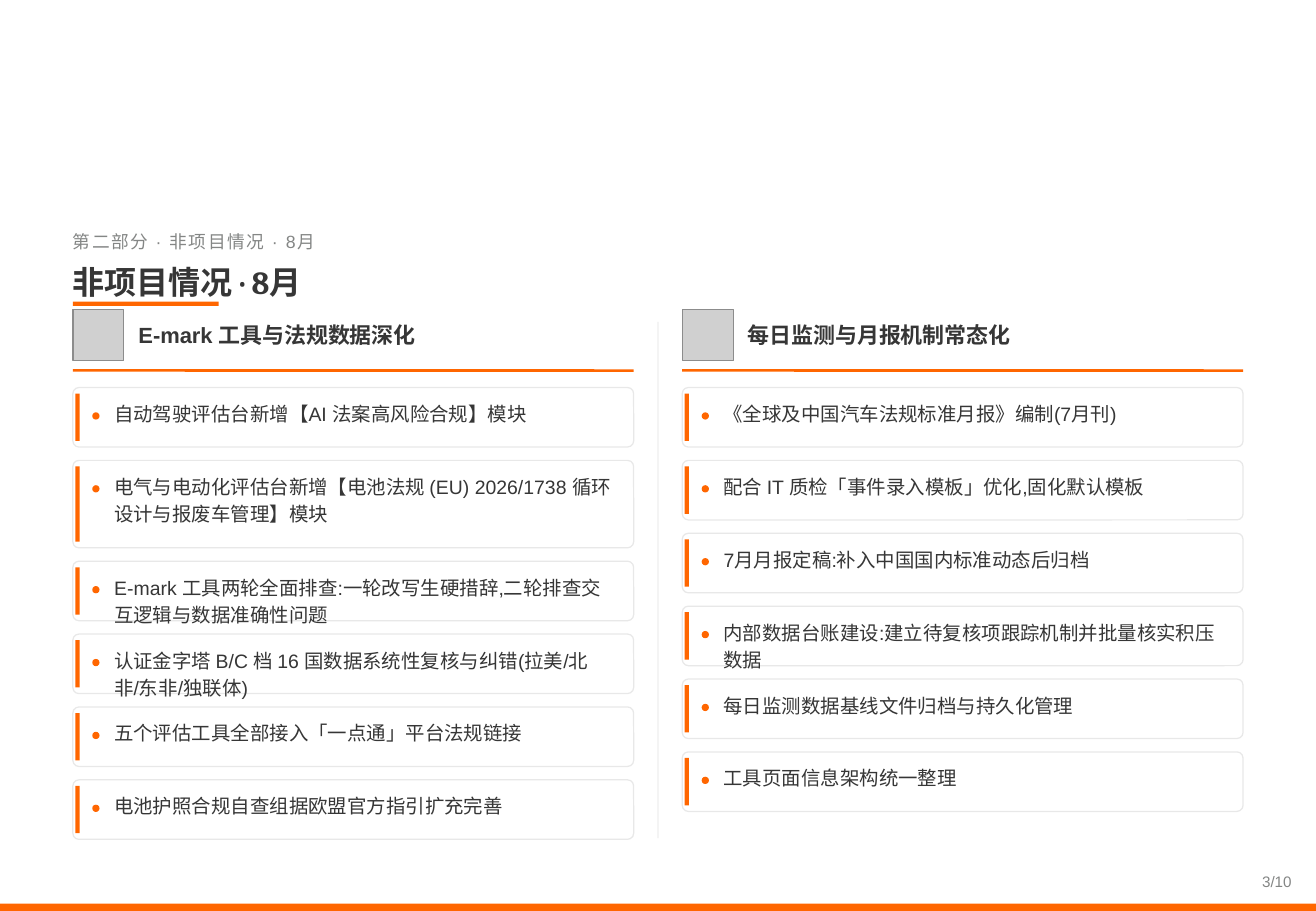
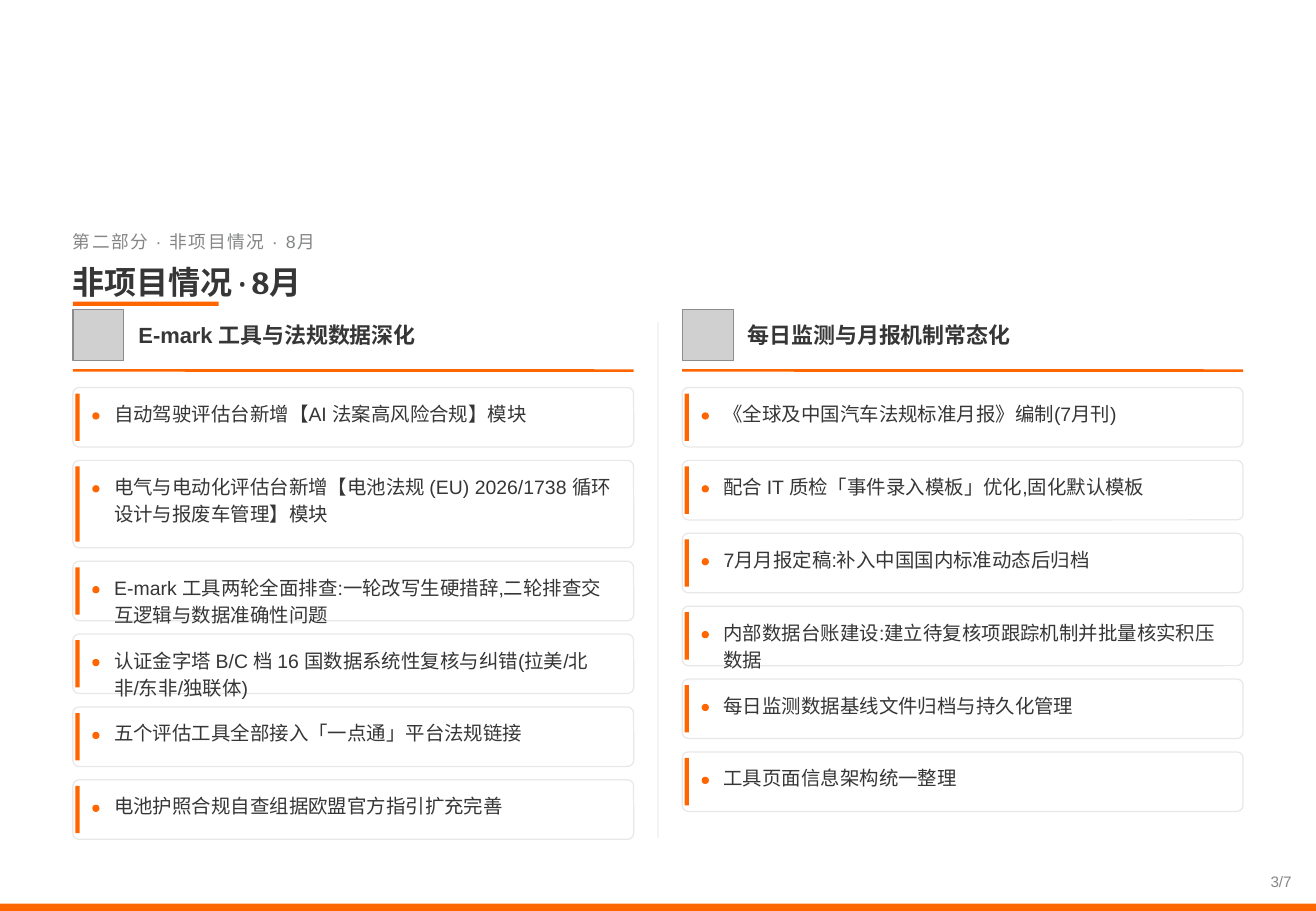
Before and after one commit to zhenghannah1228-boop/Auto-Reg-Monitor, a slide deck: slide 3 of 2026年8-9月工作汇报.pptx. Drawn at 1316x911 pixels with LibreOffice and Linux fonts; fonts in the diff are those of the drawing; grey boxes stand for pictures; background and template pictures are left out. Boxes give left, top, right and bottom in pixels: in the first picture for what was removed or moved away, otherwise in the second. Text is boxed around its words. In the diff, an @@ line names an element or a change of style, - is before the commit and + after.

```diff
--- a/2026年8-9月工作汇报.pptx
+++ b/2026年8-9月工作汇报.pptx
@@ text at (1271,876,1292,887): text changed @@
-3/10
+3/7
```
Also in this commit, not shown: 5 other slides changed, 1 slide added, 4 slides removed.
